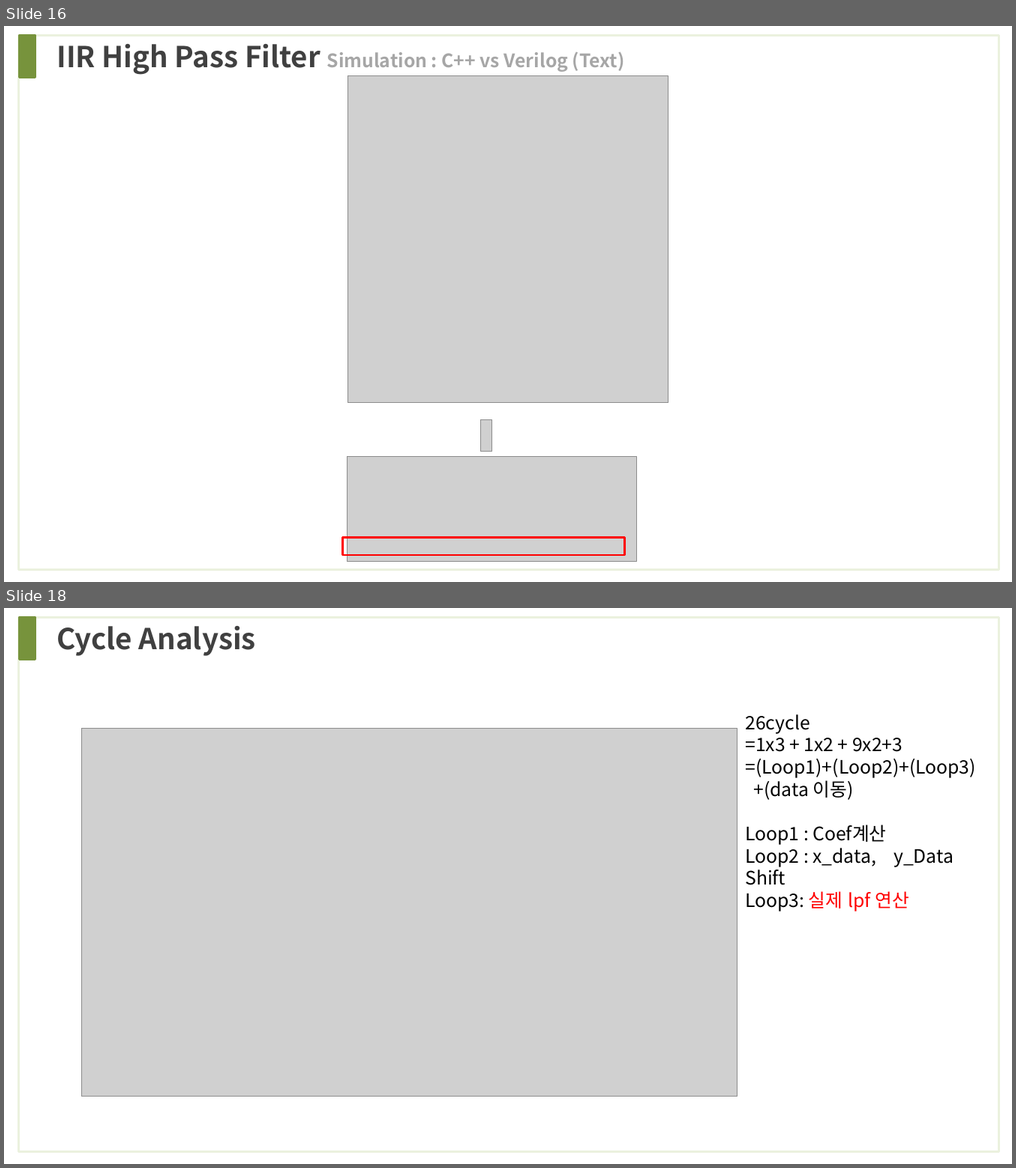
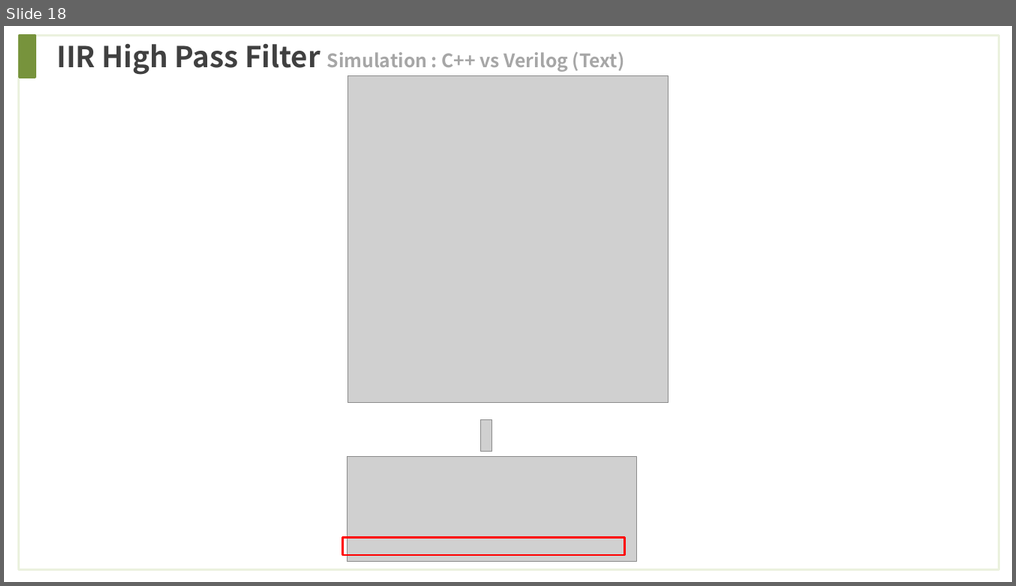
Before and after one commit to wjdwls0630/khu_sensor, a slide deck: reference/Filter/Filter_Test.pptx. Shown one above the other, each under a label of ours: slides 16 and 18 before the commit, slide 18 after it; the slides between them are not shown. The pictures are 1016x1168 and 1016x586 pixels, drawn with LibreOffice and Linux fonts; fonts in the diff are those of the drawing; grey boxes stand for pictures. Boxes give left, top, right and bottom in pixels: in the first picture for what was removed or moved away, otherwise in the second. Text is boxed around its words. In the diff, an @@ line names an element or a change of style, - is before the commit and + after.

```diff
--- a/reference/Filter/Filter_Test.pptx
+++ b/reference/Filter/Filter_Test.pptx
@@ slide 18 removed at <box>4,608,1012,1164</box>, background #FFFFFF @@
@@ rectangle removed at <box>18,617,998,1152</box> @@
@@ rectangle removed at <box>20,617,36,659</box> @@
@@ text removed at <box>56,626,256,656</box> @@
-Cycle Analysis
@@ text removed at <box>745,714,976,912</box> @@
-26cycle
-=1x3 + 1x2 + 9x2+3
-=(Loop1)+(Loop2)+(Loop3)
-+(data 이동)
-Loop1 : Coef계산
-Loop2 : x_data, y_Data Shift
-Loop3: 실제 lpf 연산
@@ picture removed at <box>81,728,736,1097</box> @@
@@ what was slide 16 is now slide 18 @@
```
Also in this commit, not shown: 2 slides changed, 6 slides added, 2 other slides removed, 1 other file.
